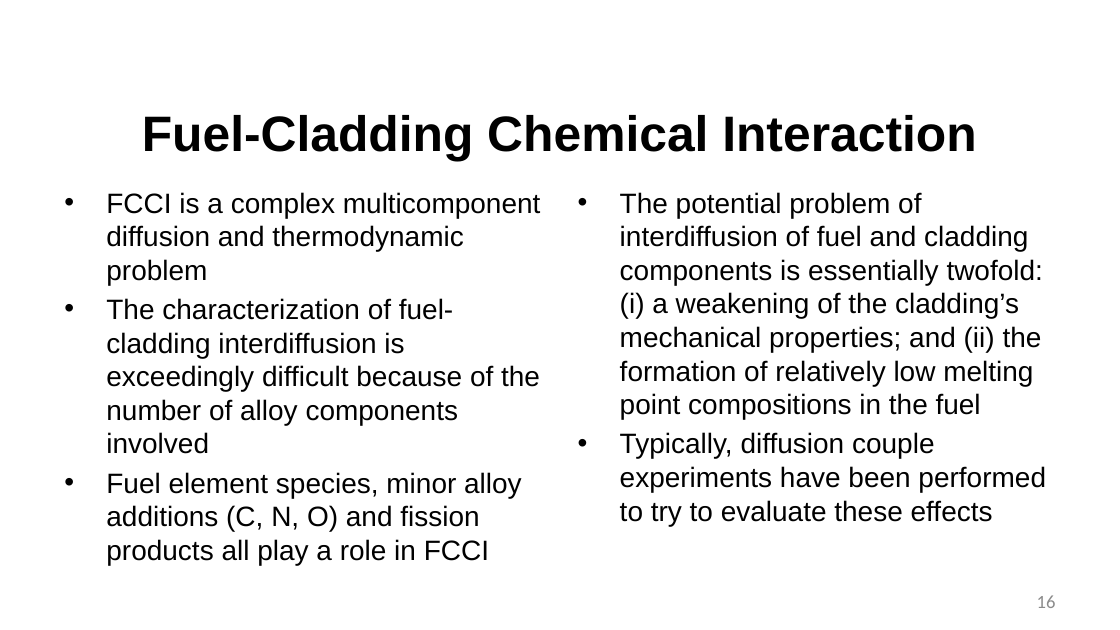
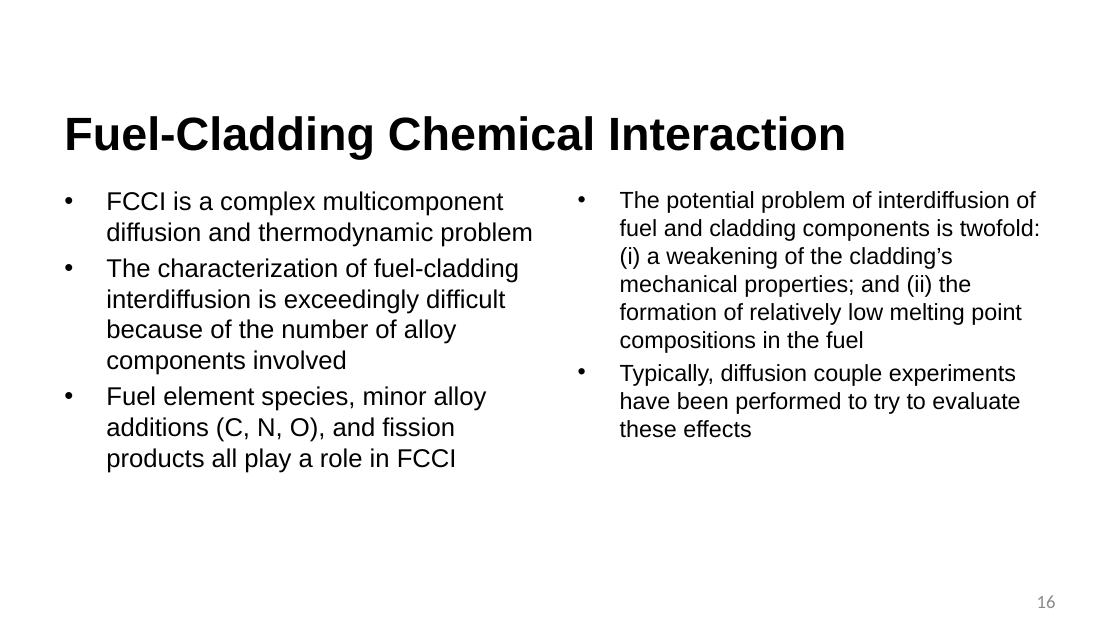
Before and after one commit to benbeeler/TEACHING, a slide deck: slide 16 of Advanced Reactor Materials/Fall2025/Lec10_SFRs.pptx. Drawn at 1120x630 pixels with LibreOffice and Linux fonts; fonts in the diff are those of the drawing; background and template pictures are left out. Boxes give left, top, right and bottom in pixels: in the first picture for what was removed or moved away, otherwise in the second. Text is boxed around its words. In the diff, an @@ line names an element or a change of style, - is before the commit and + after.

```diff
--- a/Advanced Reactor Materials/Fall2025/Lec10_SFRs.pptx
+++ b/Advanced Reactor Materials/Fall2025/Lec10_SFRs.pptx
@@ title "Fuel-Cladding Chemical Interaction" at (64, 116, 846, 159): size 42.7 to 40 pt; alignment centre to left @@
@@ text at (106, 191, 533, 375): size 24 to 22 pt in "FCCI is a complex multicomponent diffusion and ...", "The characterization of fuel-cladding interdiffusion is exce ..." @@
@@ text at (620, 191, 1040, 353): text changed; size 24 to 20 pt @@
-• The potential problem of interdiffusion of fuel and cladding components is essentially twofold: (i) a weakening of the cladding’s mechanical properties; and (ii) the formation of relatively low melting point compositions in the fuel
+• The potential problem of interdiffusion of fuel and cladding components is twofold: (i) a weakening of the cladding’s mechanical properties; and (ii) the formation of relatively low melting point compositions in the fuel
@@ text at (106, 386, 487, 473): text changed; size 24 to 22 pt @@
-• Fuel element species, minor alloy additions (C, N, O) and fission products all play a role in FCCI
+• Fuel element species, minor alloy additions (C, N, O), and fission products all play a role in FCCI
@@ text at (620, 364, 1020, 438): size 24 to 20 pt in "Typically, diffusion couple experiments have been performed ..." @@
```
Also in this commit, not shown: 31 other slides changed, 24 slides removed, 7 other files.
